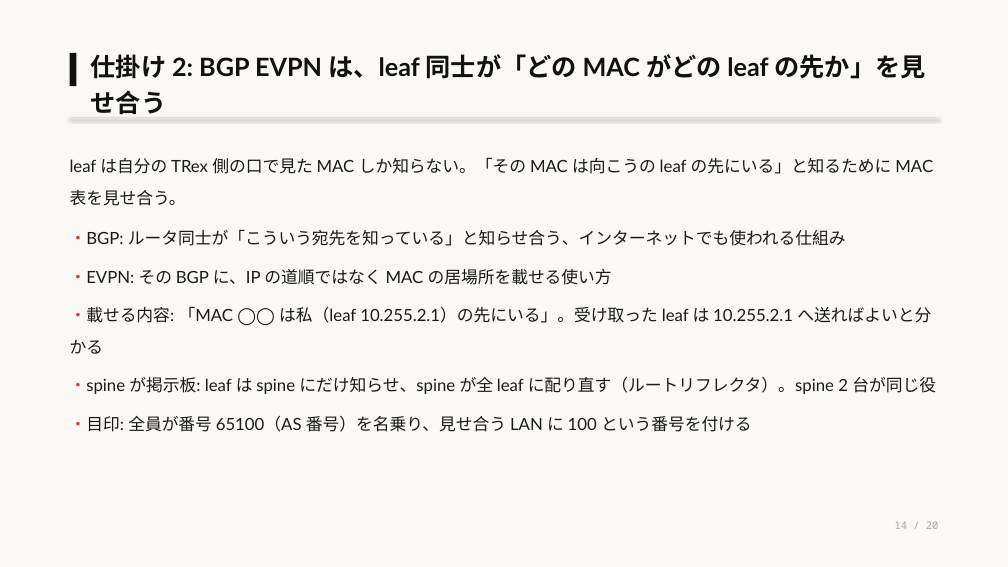
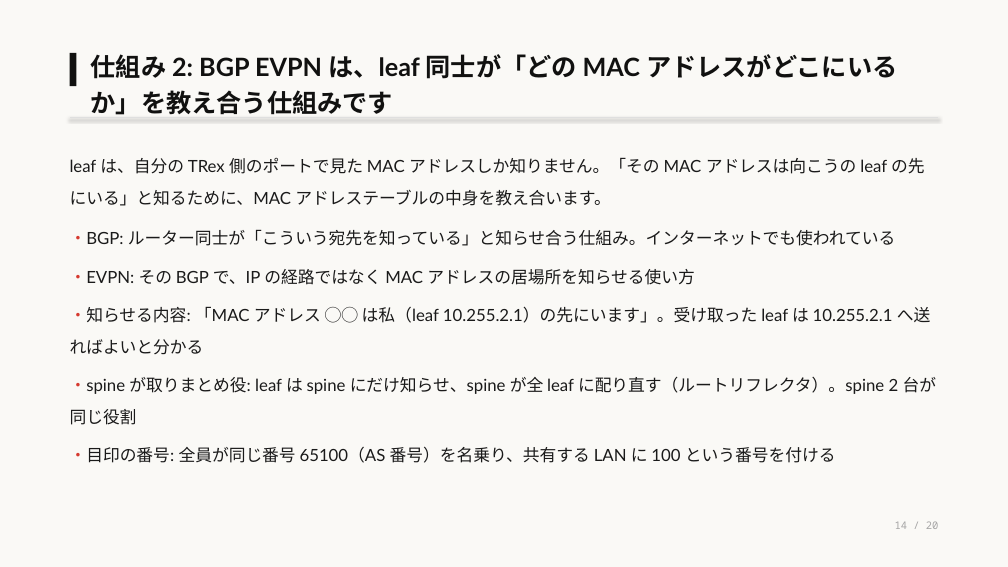
Before and after one commit to eddie-eights/nwc-poc, a slide deck: slide 14 of docs/lab-network-architecter.pptx. Drawn at 1008x567 pixels with LibreOffice and Linux fonts; fonts in the diff are those of the drawing. Boxes give left, top, right and bottom in pixels: in the first picture for what was removed or moved away, otherwise in the second. Text is boxed around its words. In the diff, an @@ line names an element or a change of style, - is before the commit and + after.

```diff
--- a/docs/lab-network-architecter.pptx
+++ b/docs/lab-network-architecter.pptx
@@ text at bbox=[91, 54, 897, 115]: text changed @@
-仕掛け 2: BGP EVPN は、leaf 同士が「どの MAC がどの leaf の先か」を見せ合う
+仕組み 2: BGP EVPN は、leaf 同士が「どの MAC アドレスがどこにいるか」を教え合う仕組みです
@@ text at bbox=[70, 157, 925, 206]: text changed @@
-leaf は自分の TRex 側の口で見た MAC しか知らない。「その MAC は向こうの leaf の先にいる」と知るために MAC 表を見せ合う。
+leaf は、自分の TRex 側のポートで見た MAC アドレスしか知りません。「その MAC アドレスは向こうの leaf の先にいる」と知るために、MAC アドレステーブルの中身を教え合います。
@@ text at bbox=[70, 229, 937, 463]: text changed @@
-・BGP: ルータ同士が「こういう宛先を知っている」と知らせ合う、インターネットでも使われる仕組み
-・EVPN: その BGP に、IP の道順ではなく MAC の居場所を載せる使い方
-・載せる内容: 「MAC ◯◯ は私（leaf 10.255.2.1）の先にいる」。受け取った leaf は 10.255.2.1 へ送ればよいと分かる
-・spine が掲示板: leaf は spine にだけ知らせ、spine が全 leaf に配り直す（ルートリフレクタ）。spine 2 台が同じ役
-・目印: 全員が番号 65100（AS 番号）を名乗り、見せ合う LAN に 100 という番号を付ける
+・BGP: ルーター同士が「こういう宛先を知っている」と知らせ合う仕組み。インターネットでも使われている
+・EVPN: その BGP で、IP の経路ではなく MAC アドレスの居場所を知らせる使い方
+・知らせる内容: 「MAC アドレス ◯◯ は私（leaf 10.255.2.1）の先にいます」。受け取った leaf は 10.255.2.1 へ送ればよいと分かる
+・spine が取りまとめ役: leaf は spine にだけ知らせ、spine が全 leaf に配り直す（ルートリフレクタ）。spine 2 台が同じ役割
+・目印の番号: 全員が同じ番号 65100（AS 番号）を名乗り、共有する LAN に 100 という番号を付ける
```
Also in this commit, not shown: 19 other slides changed, 1 other file.
